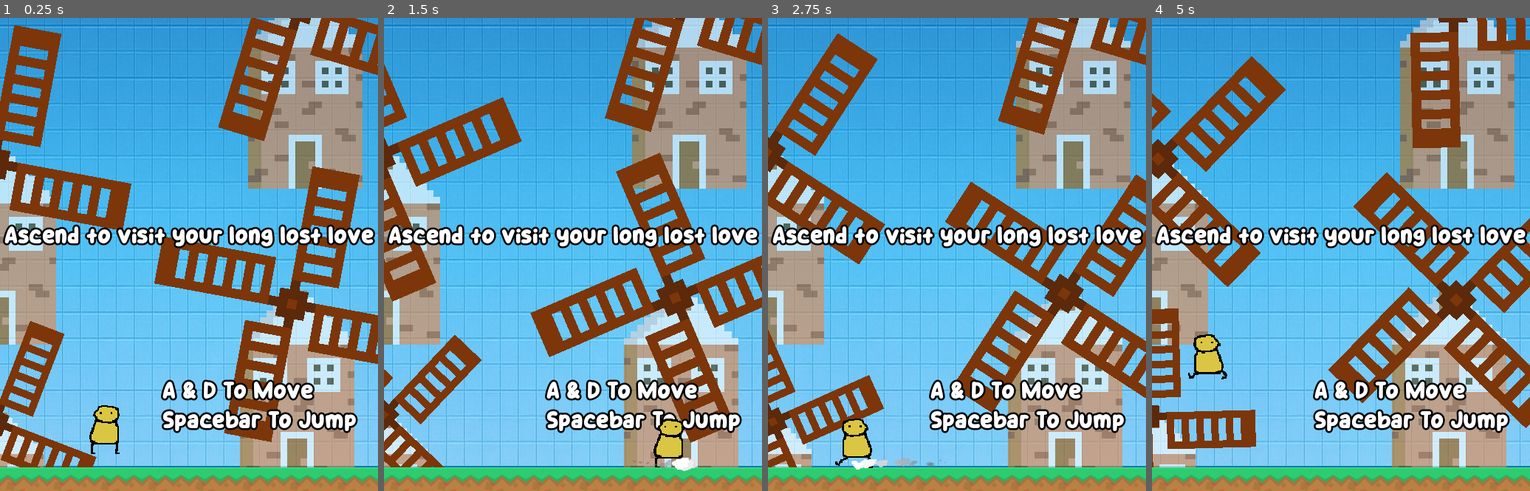
Above: before the commit, frames 1-4 (left to right).
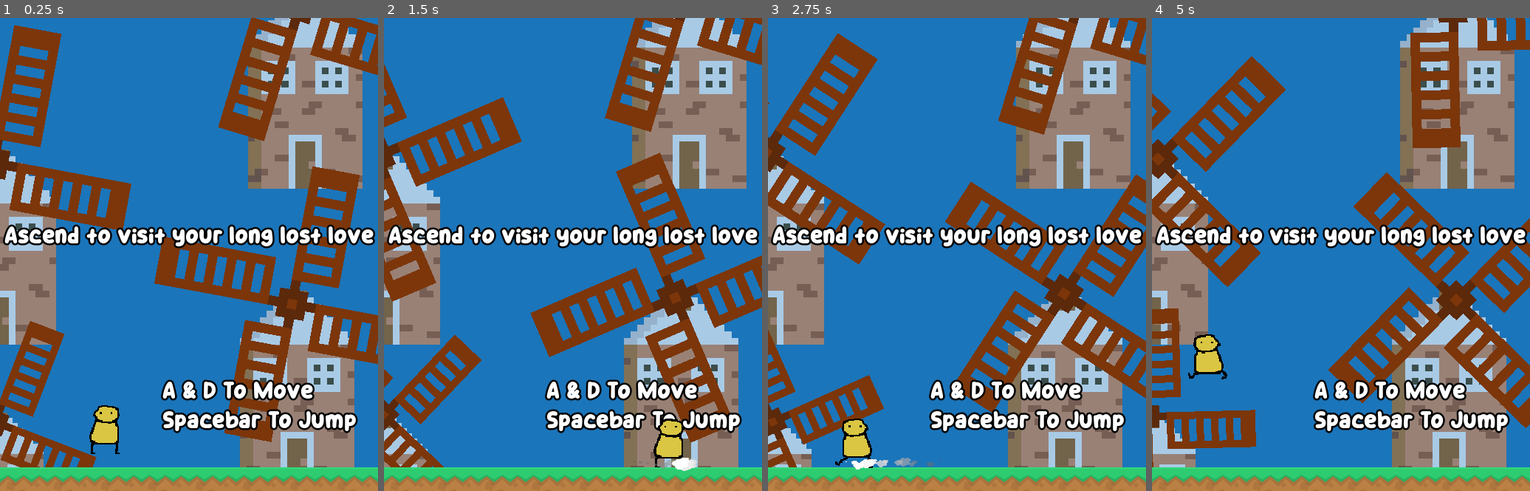
Above: after the commit, the same moments.

Repository: jerrutledge/Windmill-Eternal-Graveyard
Game: Godot game, scene res://Scenes/Levels/Space.tscn
Two runs of this game, one before a commit and one after it. Both use one fixed random seed, a clock stepped at 60 frames per second and the inputs below.
Inputs:
- Up to frame 1 (0.25 s): no input
- Up to frame 2 (1.5 s): hold D (Right) from 0.53 s (still down); tap Space (Jump) at 0.77 s
- Up to frame 3 (2.75 s): tap Space (Jump) at 1.52 s; release D (Right) at 2.03 s; hold A (Left) from 2.03 s (still down)
- Up to frame 4 (5 s): release A (Left) at 2.78 s; hold D (Right) 2.78-4.28 s; tap Space (Jump) at 3.02, 3.77, 4.52 s; hold A (Left) from 4.28 s (still down)

The runs differ from the first frame. In frame 1, 61% of the frame differs, in the area x 0-100%, y 0-95%; in frame 2, 62%; in frame 3, 62%; in frame 4, 62%.

Commit message:
rainbow guy

Diff:
--- a/Scenes/Levels/Space.tscn
+++ b/Scenes/Levels/Space.tscn
@@ -1,6 +1,7 @@
-[gd_scene load_steps=11 format=4 uid="uid://bn0tg14mi6tgw"]
+[gd_scene load_steps=12 format=4 uid="uid://bn0tg14mi6tgw"]
 
 [ext_resource type="PackedScene" uid="uid://w7m6tehvvy3g" path="res://Scenes/Prefabs/player.tscn" id="3_rrp7e"]
+[ext_resource type="PackedScene" path="res://Scenes/Prefabs/MagicalWindmill.tscn" id="5_c053b"]
 [ext_resource type="Texture2D" uid="uid://jaegp53ccc7w" path="res://Assets/Spritesheet/platformPack_tilesheet.png" id="5_gwumf"]
 [ext_resource type="FontFile" uid="uid://qgc4vi5osk7v" path="res://Assets/Fonts/Star Choco.ttf" id="6_0axde"]
 [ext_resource type="PackedScene" uid="uid://bi0n7l4o3nbwc" path="res://Scenes/Prefabs/windmill_prefab.tscn" id="6_fi0cj"]
@@ -35,6 +36,7 @@
 [node name="Level_01" type="Node2D"]
 
 [node name="TextureRect" type="TextureRect" parent="."]
+visible = false
 offset_left = -204.0
 offset_top = -2163.0
 offset_right = 820.0
@@ -110,6 +112,10 @@
 scale = Vector2(0.8, -0.8)
 speed = 1.2
 
+[node name="MagicalWindmill" parent="Windmills" instance=ExtResource("5_c053b")]
+position = Vector2(132, -1947)
+scale = Vector2(2.51717, 2.18906)
+
 [node name="Level" type="Node2D" parent="."]
 
 [node name="Ground" type="TileMapLayer" parent="Level"]
